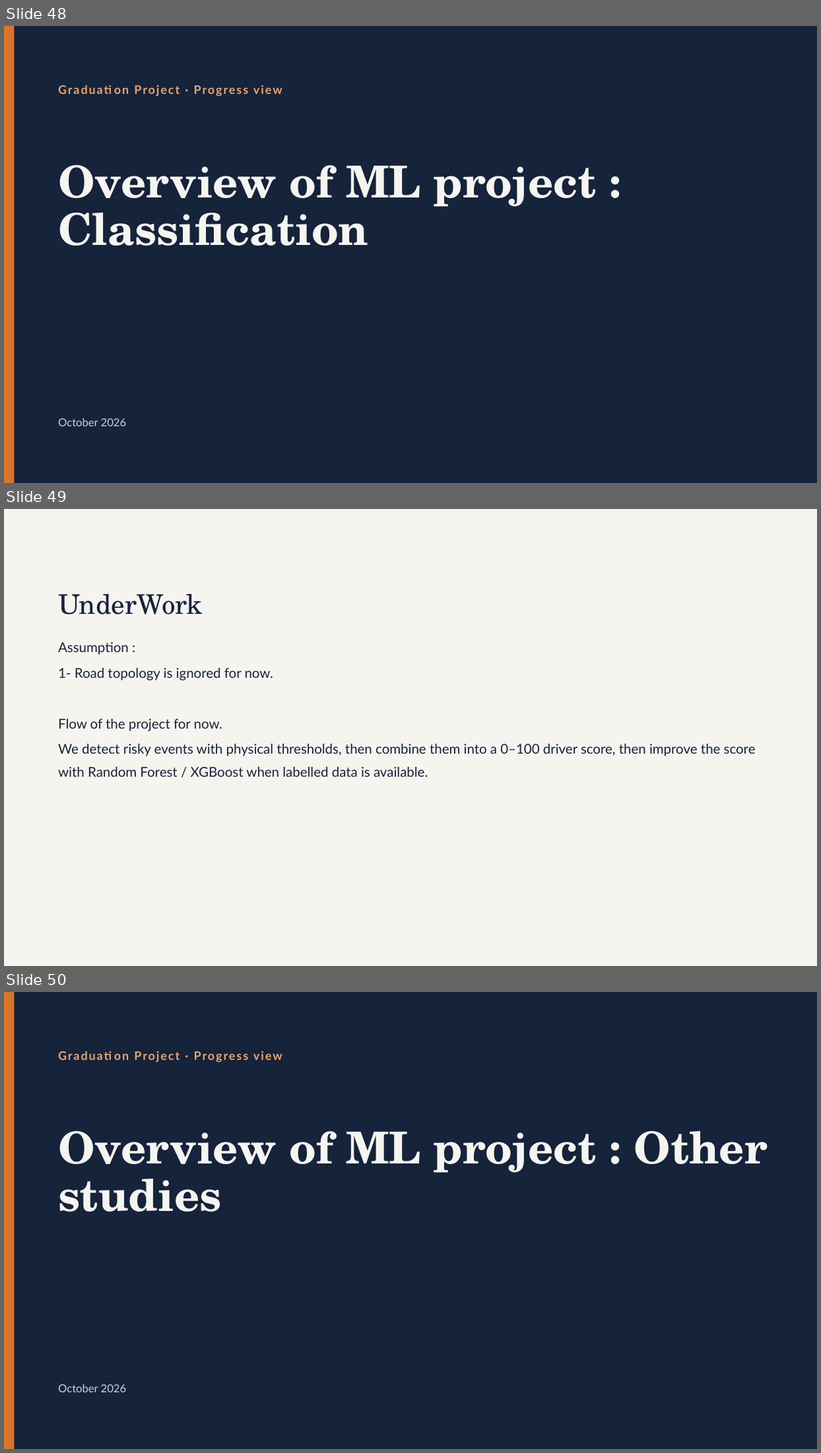
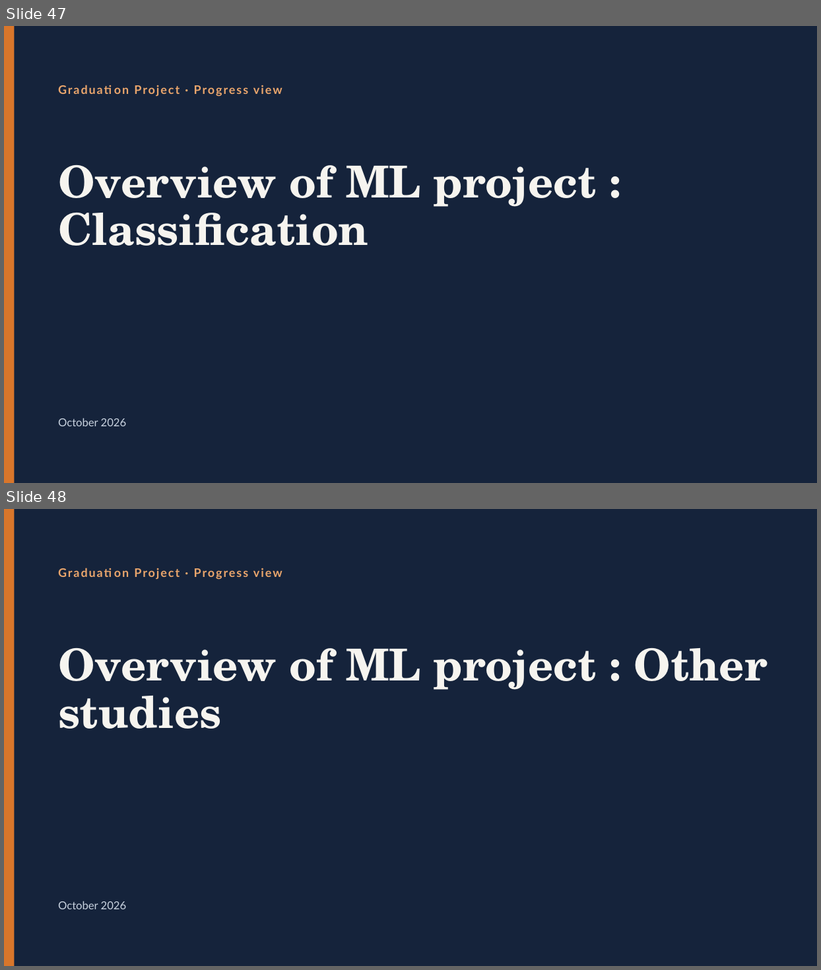
Before and after one commit to Osama-Gamil/Driver-Behaviour-PR, a slide deck: presentation/Driver_Safety_Project.pptx. Shown one above the other, each under a label of ours: slides 48, 49 and 50 before the commit, slides 47 and 48 after it. The pictures are 821x1453 and 821x970 pixels, drawn with LibreOffice and Linux fonts; fonts in the diff are those of the drawing. Boxes give left, top, right and bottom in pixels: in the first picture for what was removed or moved away, otherwise in the second. Text is boxed around its words. In the diff, an @@ line names an element or a change of style, - is before the commit and + after.

```diff
--- a/presentation/Driver_Safety_Project.pptx
+++ b/presentation/Driver_Safety_Project.pptx
@@ slide 49 removed at (4, 509, 817, 966), background #F6F4EF @@
@@ title removed at (58, 593, 203, 615) @@
-UnderWork
@@ text removed at (58, 642, 756, 777) @@
-Assumption :
-1- Road topology is ignored for now.
-Flow of the project for now.
-We detect risky events with physical thresholds, then combine them into a 0–100 driver score, then improve the score with Random Forest / XGBoost when labelled data is available.
@@ what was slide 48 is now slide 47 @@
@@ what was slide 50 is now slide 48 @@
```
Also in this commit, not shown: 2 slides changed, 1 other slide removed.
